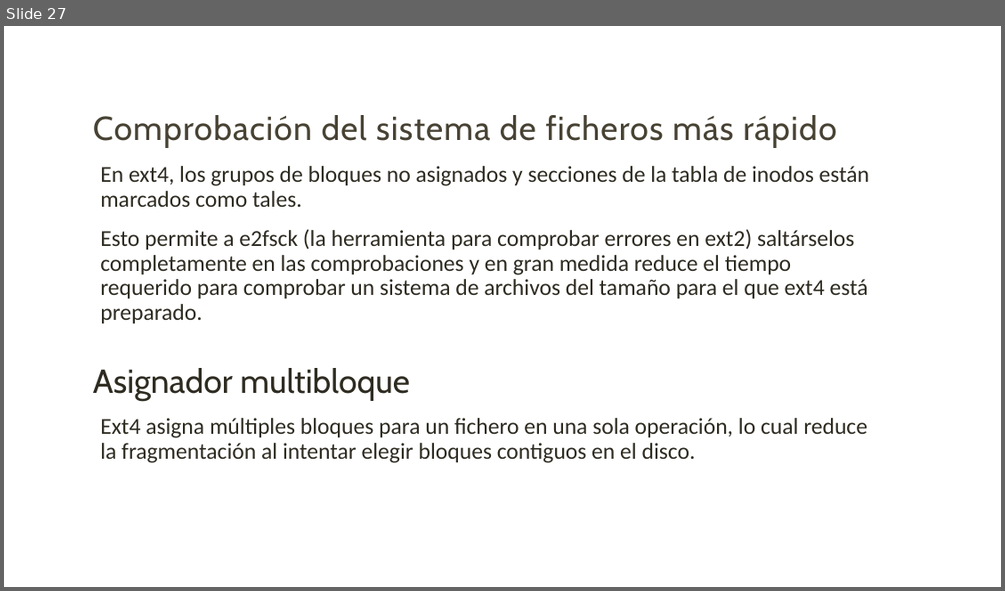
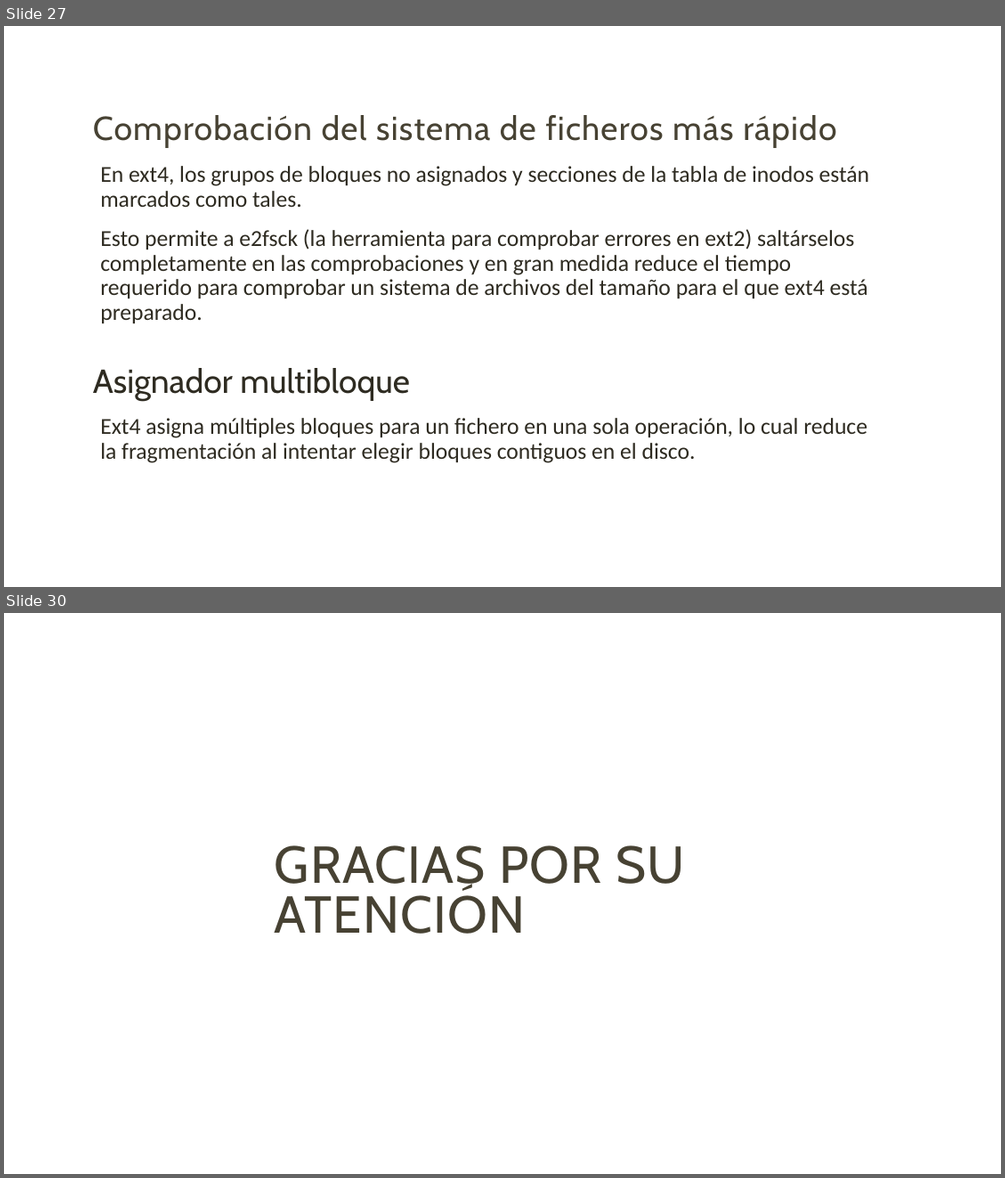
Before and after one commit to unamfi/sistop-2020-1, a slide deck: exposiciones/GonzálezAndrés/Extended.pptx. Shown one above the other, each under a label of ours: slide 27 before the commit, slides 27 and 30 after it; the slides between them are not shown. The pictures are 1005x591 and 1005x1178 pixels, drawn with LibreOffice and Linux fonts; fonts in the diff are those of the drawing. Boxes give left, top, right and bottom in pixels: in the first picture for what was removed or moved away, otherwise in the second. Text is boxed around its words. In the diff, an @@ line names an element or a change of style, - is before the commit and + after.

```diff
--- a/exposiciones/GonzálezAndrés/Extended.pptx
+++ b/exposiciones/GonzálezAndrés/Extended.pptx
@@ slide 30 added at box(4, 613, 1001, 1174), background #FFFFFF @@
@@ title added at box(275, 845, 684, 933), 50 pt, text #474233 @@
+GRACIAS POR SU ATENCIÓN
```
Also in this commit, not shown: 2 other slides added.
